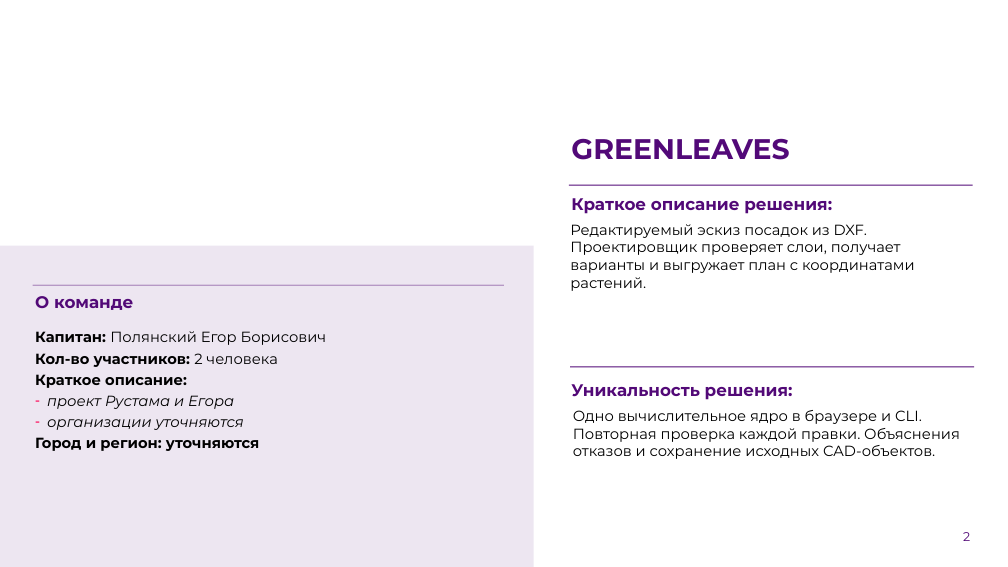
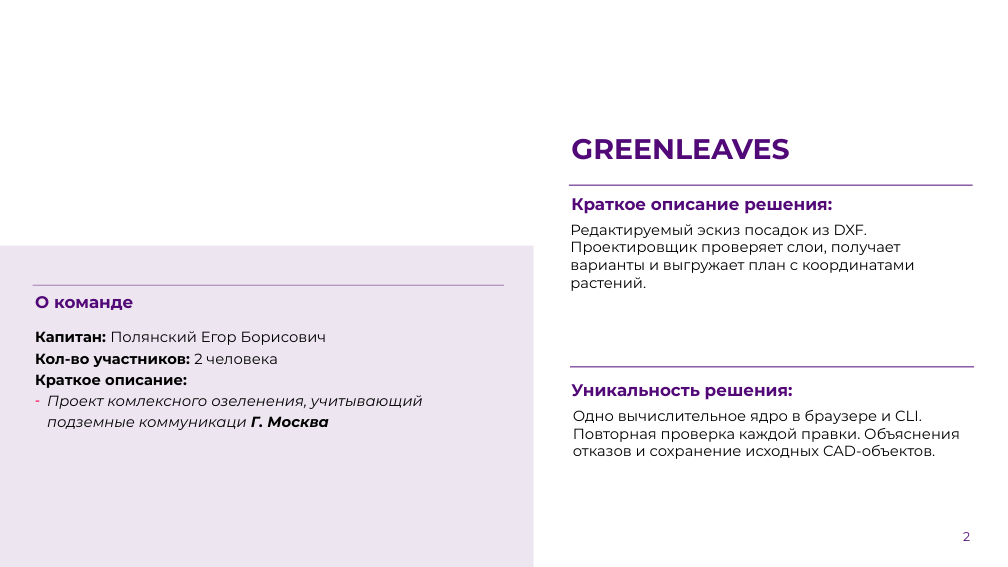
Before and after one commit to rustamnova/greenleaves, a slide deck: slide 2 of site/materials/greenleaves-lct2026.pptx. Drawn at 1008x567 pixels with LibreOffice and Linux fonts; fonts in the diff are those of the drawing; background and template pictures are left out. Boxes give left, top, right and bottom in pixels: in the first picture for what was removed or moved away, otherwise in the second. Text is boxed around its words. In the diff, an @@ line names an element or a change of style, - is before the commit and + after.

```diff
--- a/site/materials/greenleaves-lct2026.pptx
+++ b/site/materials/greenleaves-lct2026.pptx
@@ text at <box>47,395,423,430</box>: text changed @@
-– проект Рустама и Егора
-– организации уточняются
-Город и регион: уточняются
+– Проект комлексного озеленения, учитывающий подземные коммуникаци Г. Москва
```
Also in this commit, not shown: 4 other slides changed, 7 slides removed, 8 other files.
